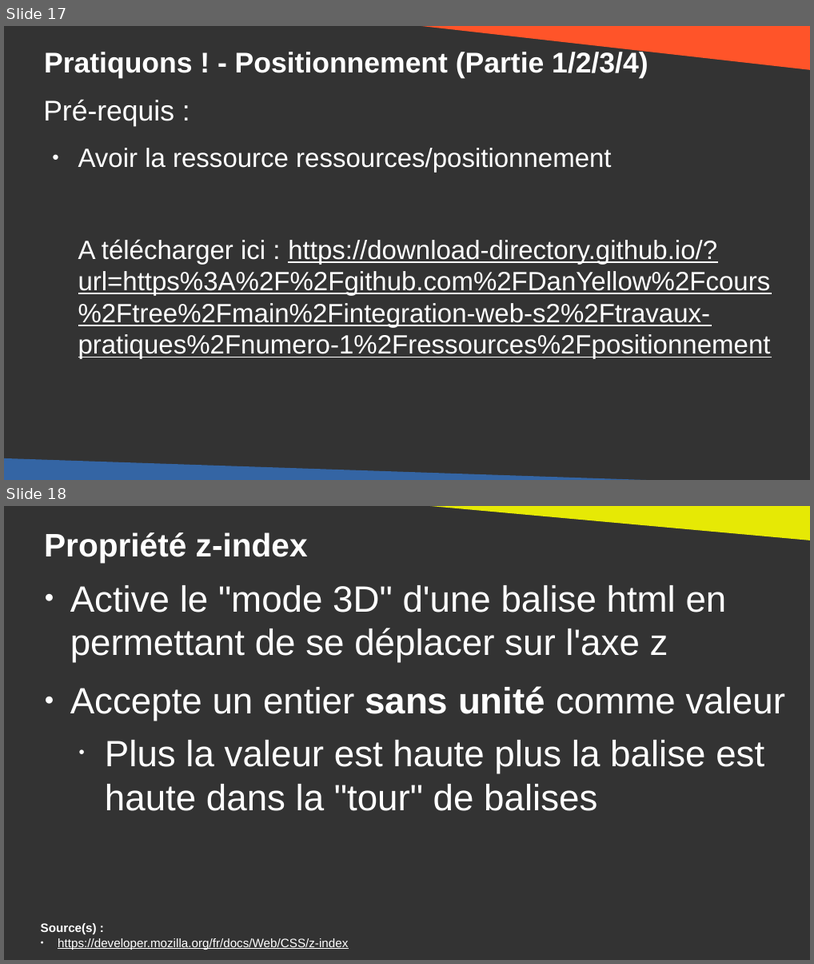
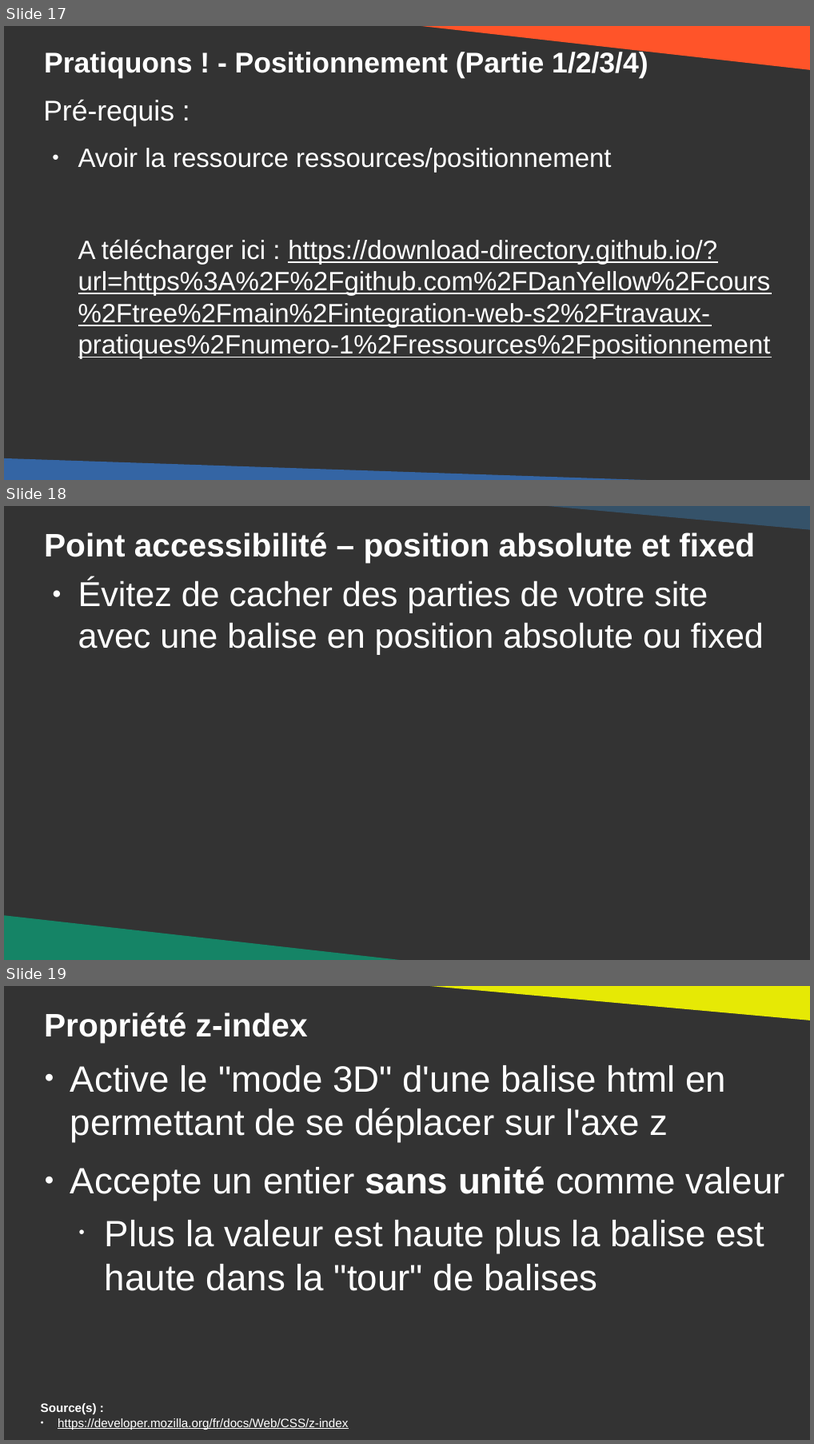
Before and after one commit to DanYellow/cours, a slide deck: integration-web-s2/travaux-pratiques/numero-1/presentation.odp. Shown one above the other, each under a label of ours: slides 17 and 18 before the commit, slides 17, 18 and 19 after it. The pictures are 814x964 and 814x1444 pixels, drawn with LibreOffice and Linux fonts; fonts in the diff are those of the drawing. Boxes give left, top, right and bottom in pixels: in the first picture for what was removed or moved away, otherwise in the second. Text is boxed around its words. In the diff, an @@ line names an element or a change of style, - is before the commit and + after.

```diff
--- a/integration-web-s2/travaux-pratiques/numero-1/presentation.odp
+++ b/integration-web-s2/travaux-pratiques/numero-1/presentation.odp
@@ slide 18 added at (4,506,810,960), background #333333 @@
@@ right triangle added at (421,506,810,532), fill #355269 @@
@@ title added at (44,532,755,562), 32 pt, text #FFFFFF, bold @@
+Point accessibilité – position absolute et fixed
@@ text added at (78,579,764,655), 34 pt, text #FFFFFF @@
+● Évitez de cacher des parties de votre site avec une balise en position absolute ou fixed
@@ right triangle added at (4,915,421,960), fill #158466 @@
@@ what was slide 18 is now slide 19 @@
```
Also in this commit, not shown: 3 slides changed, 3 slides removed, 4 other files.
